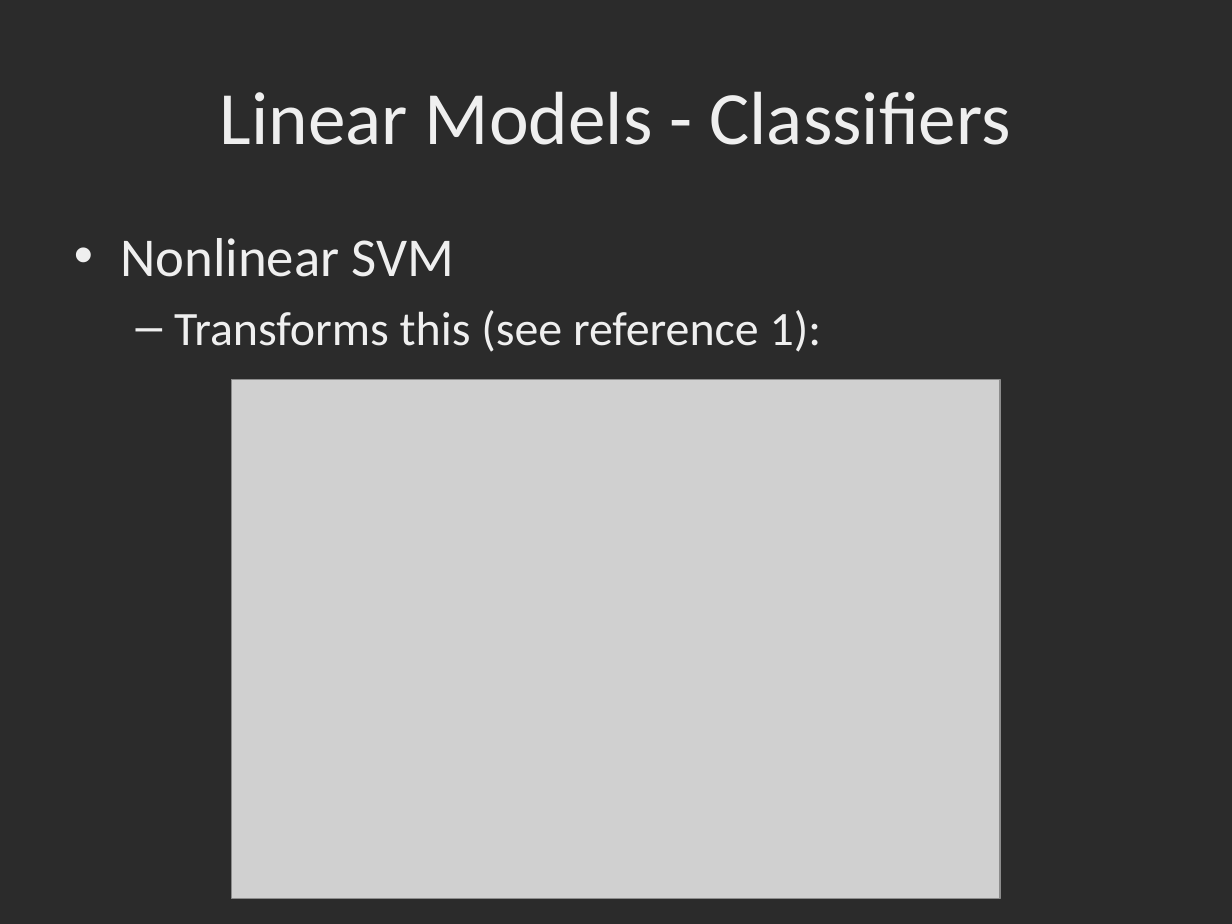
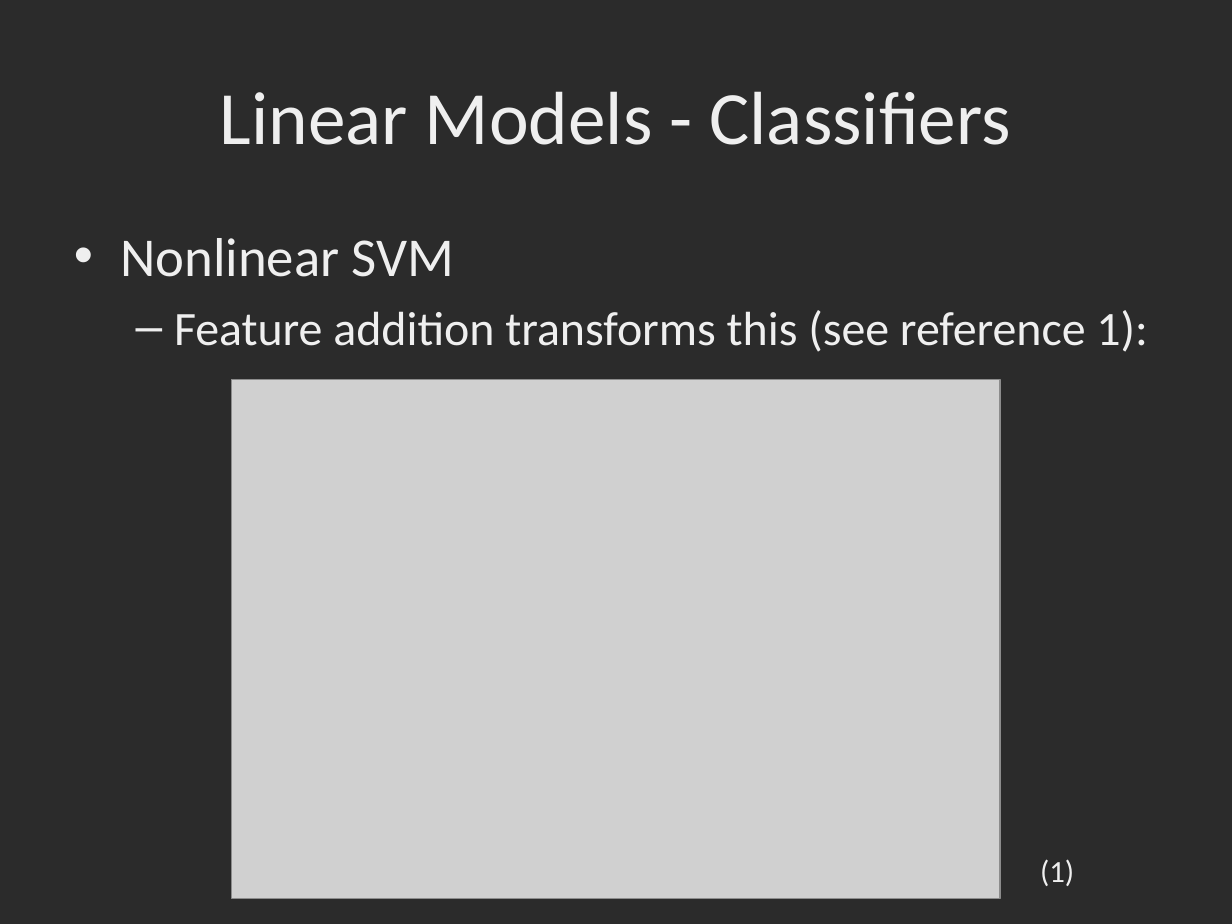
Before and after one commit to dbowmans46/PracticalProgramming, a slide deck: slide 84 of Session 7 - Python/Instructional Material/Session 7 - Python Brief Intro to Machine Learning with Scikit Learn.pptx (slide 75 before the commit). Drawn at 1232x924 pixels with LibreOffice and Linux fonts; fonts in the diff are those of the drawing; grey boxes stand for pictures; background and template pictures are left out; a plain dark background stands for a picture behind light text. Boxes give left, top, right and bottom in pixels: in the first picture for what was removed or moved away, otherwise in the second. Text is boxed around its words. In the diff, an @@ line names an element or a change of style, - is before the commit and + after.

Commit message:
Updated linear SVM slides, added nonlinear SVM slides, updated SVM code, added RBF SVM kernel example.

```diff
--- a/Session 7 - Python/Instructional Material/Session 7 - Python Brief Intro to Machine Learning with Scikit Learn.pptx
+++ b/Session 7 - Python/Instructional Material/Session 7 - Python Brief Intro to Machine Learning with Scikit Learn.pptx
@@ text at (x1=174, y1=310, x2=1148, y2=352): text changed @@
-  – Transforms this (see reference 1):
+  – Feature addition transforms this (see reference 1):
@@ text added at (x1=1040, y1=859, x2=1074, y2=886), 18 pt, text #EFEFEF @@
+(1)
```
Also in this commit, not shown: 7 other slides changed, 16 slides added, 1 other file.
